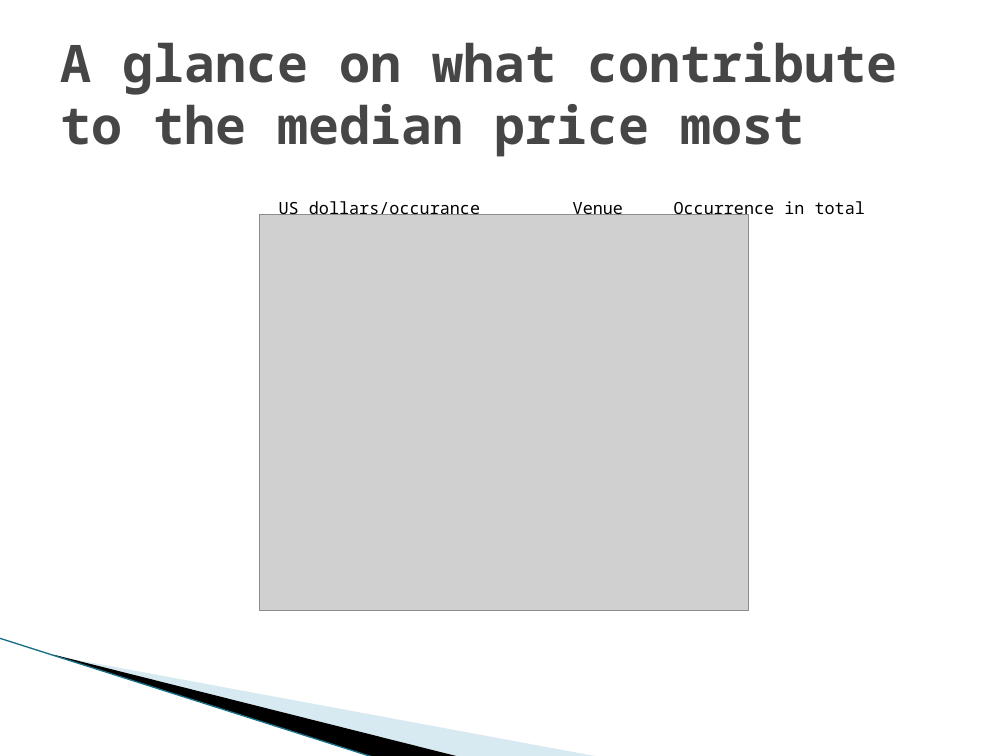
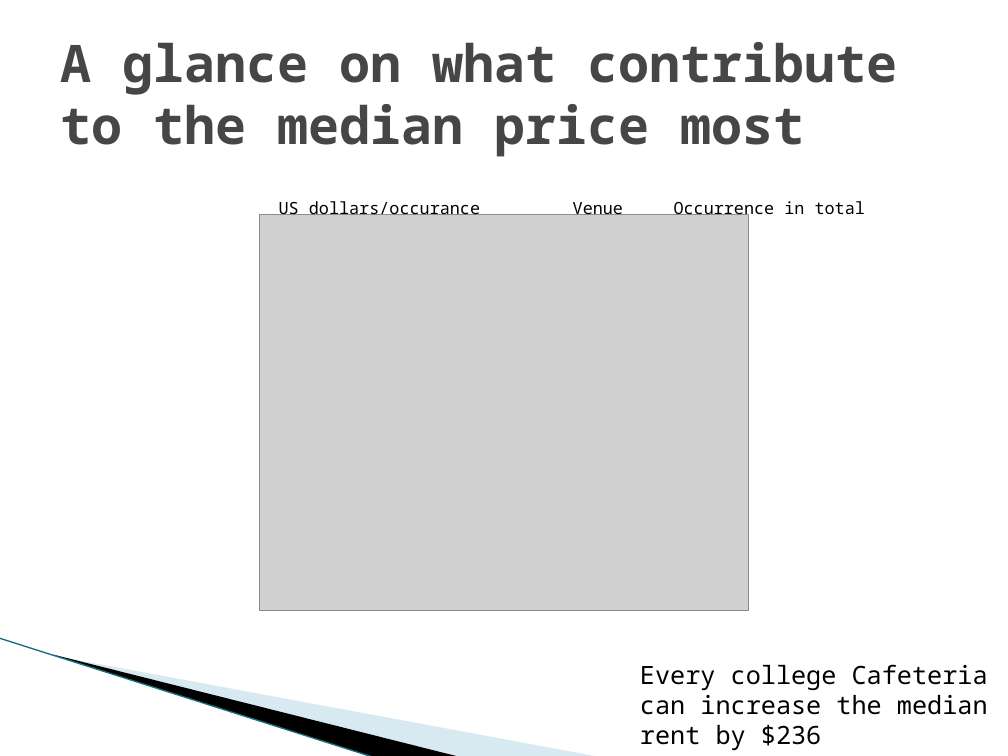
Before and after one commit to Cricetulus/capstone-project, a slide deck: slide 9 of IBM capstone project.pptx. Drawn at 1008x756 pixels with LibreOffice and Linux fonts; fonts in the diff are those of the drawing; grey boxes stand for pictures; background and template pictures are left out. Boxes give left, top, right and bottom in pixels: in the first picture for what was removed or moved away, otherwise in the second. Text is boxed around its words. In the diff, an @@ line names an element or a change of style, - is before the commit and + after.

```diff
--- a/IBM capstone project.pptx
+++ b/IBM capstone project.pptx
@@ text added at [640, 664, 988, 750], 18 pt, text #000000 @@
+Every college Cafeteria can increase the median rent by $236
```
Also in this commit, not shown: 3 other slides changed.
